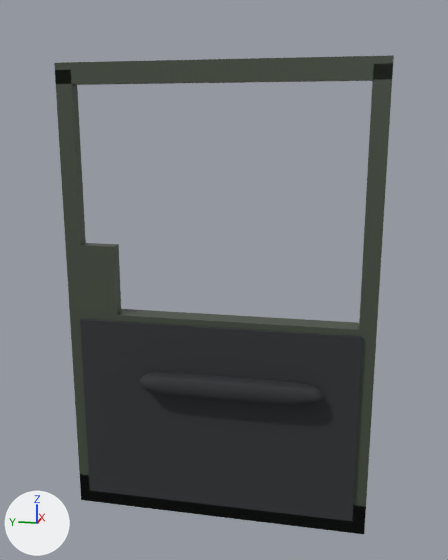
Two versions of the glTF model game/assets/models/vehicle/mule_door_fr.glb, one commit apart.
Before and after are seen from a camera (50 mm lens) standing at (-1.852, -0.862, 1.756) and looking at (-0.043, -0.5, 1.304). Arrows for +X, +Y and +Z are at lower left; the lights stay in place. The first picture is the older version. Vertices at exactly the same position are counted once.

The first picture shows 'mule_door_r'.
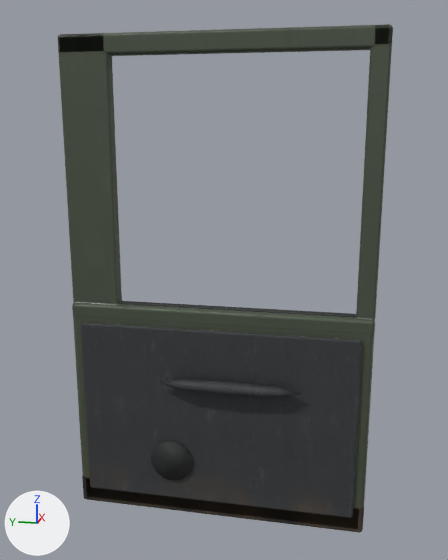
The change, as a list of edits to the scene's bpy script:
```text
Add img_mule_door_fr_mr:
    img_mule_door_fr_mr = load_image('mule_door_fr_mr', '_unpacked/mule_door_fr_mr', 512, 512, 'Non-Color')
Add img_mule_door_fr_base:
    img_mule_door_fr_base = load_image('mule_door_fr_base', '_unpacked/mule_door_fr_base', 512, 512, 'sRGB')
Add img_mule_door_fr_nrm:
    img_mule_door_fr_nrm = load_image('mule_door_fr_nrm', '_unpacked/mule_door_fr_nrm', 512, 512, 'Non-Color')
Add mat_mule_door_fr_baked:
    mat_mule_door_fr_baked = bpy.data.materials.new('mule_door_fr_Baked')
    # uses the picture img_mule_door_fr_base
    # uses the picture img_mule_door_fr_mr
    # uses the picture img_mule_door_fr_nrm
Change me_mule_door_r:
    used by ob_mule_door_r; location = (0.0, 0.0, 0.0)
    remove me_mule_door_r.from_pydata(...)  # 200 vertices, 354 faces; spans x -0.14..0.016, y -0.96..0.0, z 0.5..1.94
    remove me_mule_door_r.materials.append(mat_mule_door_r_paint)
    remove me_mule_door_r.materials.append(mat_mule_door_r_card)
    remove me_mule_door_r.materials.append(mat_mule_door_r_clad)
    add me_mule_door_r.from_pydata(...)  # 660 vertices, 1293 faces; spans x -0.135..0.024, y -0.955..-0.005, z 0.5..2.02
    me_mule_door_r part 1: a new loose piece, a 16-sided cylinder along x spanning x -0.092..-0.086, y -0.406..-0.266, z 0.63..0.77, in mat_mule_door_fr_baked
    me_mule_door_r part 2: the loose piece of 80 vertices spanning x -0.14..-0.08, y -0.816..-0.24, z 0.95..1.01 is rebuilt with 26 vertices and now spans x -0.135..-0.085, y -0.754..-0.302, z 0.959..1.001, in mat_mule_door_fr_baked
    me_mule_door_r part 3: the loose piece of 32 vertices spanning x -0.07..0.0, y -0.96..0.0, z 0.5..1.92 is rebuilt with 96 vertices and now spans x -0.07..0.0, y -0.955..-0.005, z 0.5..1.18, in mat_mule_door_fr_baked
    me_mule_door_r part 4: the loose piece of 8 vertices spanning x -0.082..-0.07, y -0.92..-0.04, z 0.55..1.16 is rebuilt with 56 vertices and now spans x -0.084..-0.07, y -0.92..-0.04, z 0.56..1.15, in mat_mule_door_fr_baked
    me_mule_door_r part 5: a new loose piece of 144 vertices spanning x -0.058..-0.012, y -0.955..-0.005, z 1.2..2.02, in mat_mule_door_fr_baked
    me_mule_door_r part 6: a new loose piece of 56 vertices spanning x -0.07..0.0, y -0.955..-0.005, z 1.16..1.21, in mat_mule_door_fr_baked
    me_mule_door_r part 7: a new loose piece of 56 vertices spanning x -0.048..-0.022, y -0.9..-0.16, z 1.19..1.215, in mat_mule_door_fr_baked
    me_mule_door_r part 8: a new loose piece of 56 vertices spanning x -0.07..0.006, y -0.955..-0.005, z 0.5..0.6, in mat_mule_door_fr_baked
    me_mule_door_r part 9
    8 vertices are removed from x -0.07..-0.03, y -0.96..0.0, z 1.88..1.94
    12 faces are deleted
    other edits to the shape of me_mule_door_r do not show in these pictures
    add me_mule_door_r.materials.append(mat_mule_door_fr_baked)
```

Where the change shows, as pixel boxes [x1, y1, x2, y2] in the pictures (448 x 560 px):
'mule_door_r', reshaped (6% taller)
    before: [54, 55, 394, 534]
    after: [58, 24, 393, 533]
part 1 of me_mule_door_r, added
    after: [151, 441, 193, 480]
part 2 of me_mule_door_r, rebuilt (22% narrower, 41% shorter)
    before: [139, 372, 323, 405]
    after: [158, 379, 301, 398]
part 3 of me_mule_door_r, rebuilt (11% narrower, 55% shorter)
    before: [55, 63, 393, 534]
    after: [73, 316, 375, 529]
part 4 of me_mule_door_r, rebuilt
    before: [80, 319, 362, 521]
    after: [81, 323, 362, 518]
part 5 of me_mule_door_r, added
    after: [58, 24, 393, 320]
part 6 of me_mule_door_r, added
    after: [72, 303, 375, 335]
part 7 of me_mule_door_r, added
    after: [119, 301, 356, 317]
part 8 of me_mule_door_r, added
    after: [82, 475, 364, 533]
part 9 of me_mule_door_r, deleted
    before: [54, 55, 394, 85]
